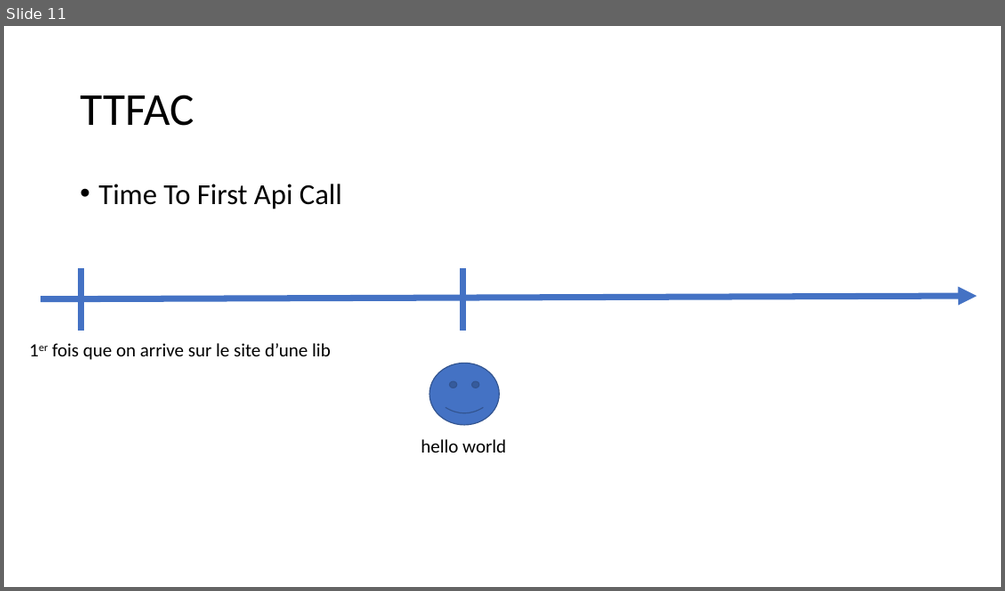
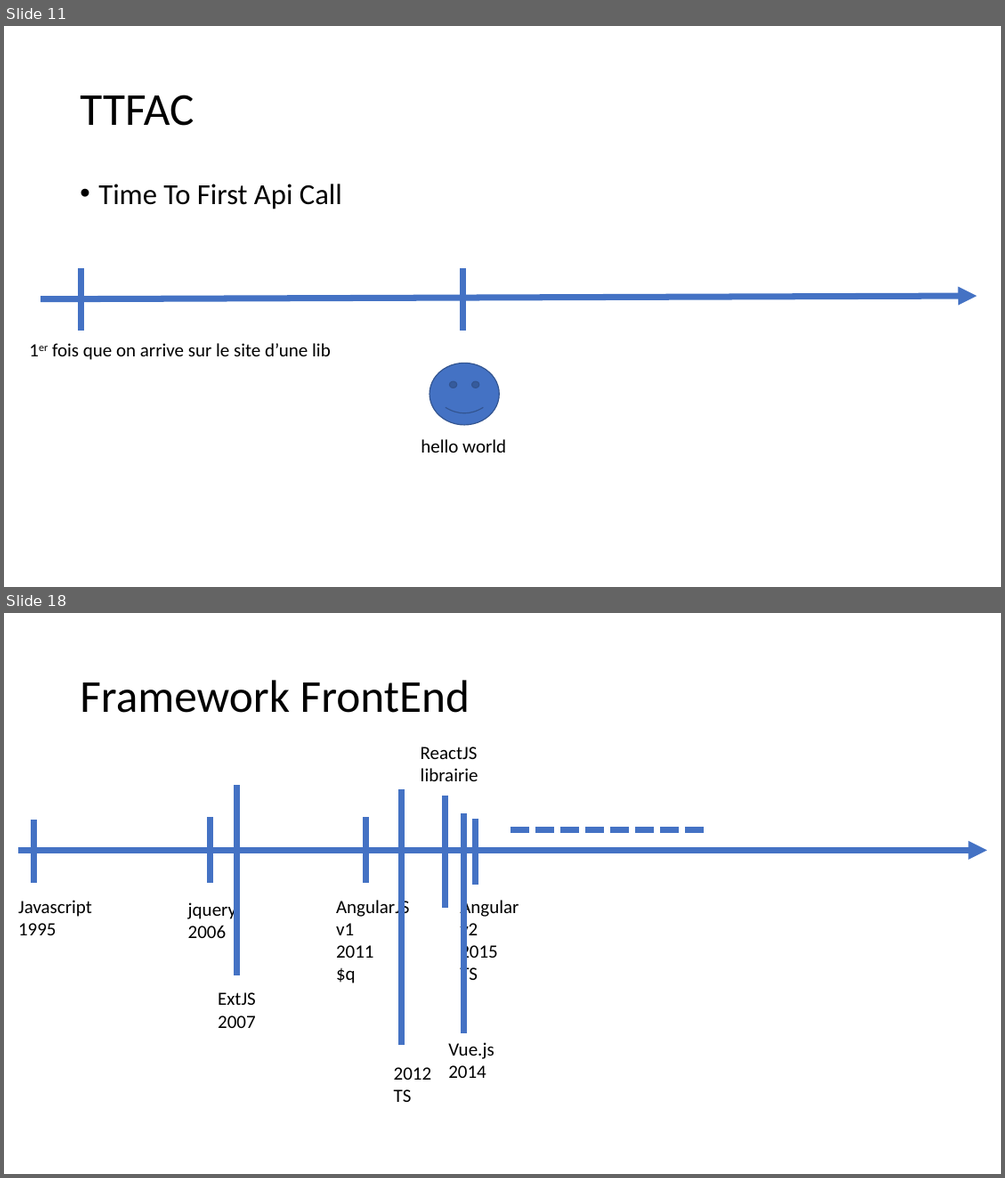
Before and after one commit to jlg-formation/njs-oct-2021, a slide deck: Notes.pptx. Shown one above the other, each under a label of ours: slide 11 before the commit, slides 11 and 18 after it; the slides between them are not shown. The pictures are 1005x591 and 1005x1178 pixels, drawn with LibreOffice and Linux fonts; fonts in the diff are those of the drawing. Boxes give left, top, right and bottom in pixels: in the first picture for what was removed or moved away, otherwise in the second. Text is boxed around its words. In the diff, an @@ line names an element or a change of style, - is before the commit and + after.

```diff
--- a/Notes.pptx
+++ b/Notes.pptx
@@ slide 18 added at [4, 613, 1001, 1174], background #FFFFFF @@
@@ title added at [80, 680, 469, 713], 44 pt, text #000000 @@
+Framework FrontEnd
@@ text added at [421, 747, 478, 781], 18 pt, text #000000 @@
+ReactJS
+librairie
@@ line added from (237, 785) to (237, 976), #4472C4 6 pt @@
@@ line added from (401, 788) to (401, 1045), #4472C4 6 pt @@
@@ line added from (445, 795) to (445, 908), #4472C4 6 pt @@
@@ line added from (34, 819) to (34, 883), #4472C4 6 pt @@
@@ line added from (210, 817) to (210, 883), #4472C4 6 pt @@
@@ line added from (366, 817) to (366, 883), #4472C4 6 pt @@
@@ line added from (464, 813) to (464, 1033), #4472C4 6 pt @@
@@ line added from (475, 819) to (475, 884), #4472C4 6 pt @@
@@ arrow added from (18, 850) to (987, 850), #4472C4 6 pt @@
@@ line added from (510, 830) to (710, 830), #4472C4 6 pt dashed @@
@@ text added at [18, 900, 92, 935], 18 pt, text #000000 @@
+Javascript
+1995
@@ text added at [188, 900, 236, 938], 18 pt, text #000000 @@
+jquery
+2006
@@ text added at [336, 897, 410, 983], 18 pt, text #000000 @@
+AngularJS
+v1
+2011
+$q
@@ text added at [460, 897, 518, 986], 18 pt, text #000000 @@
+Angular
+v2
+2015
+TS
@@ text added at [218, 992, 256, 1028], 18 pt, text #000000 @@
+ExtJS
+2007
@@ text added at [448, 1042, 494, 1078], 18 pt, text #000000 @@
+Vue.js
+2014
@@ text added at [394, 1067, 432, 1102], 18 pt, text #000000 @@
+2012
+TS
```
Also in this commit, not shown: 2 slides changed, 7 other slides added.
